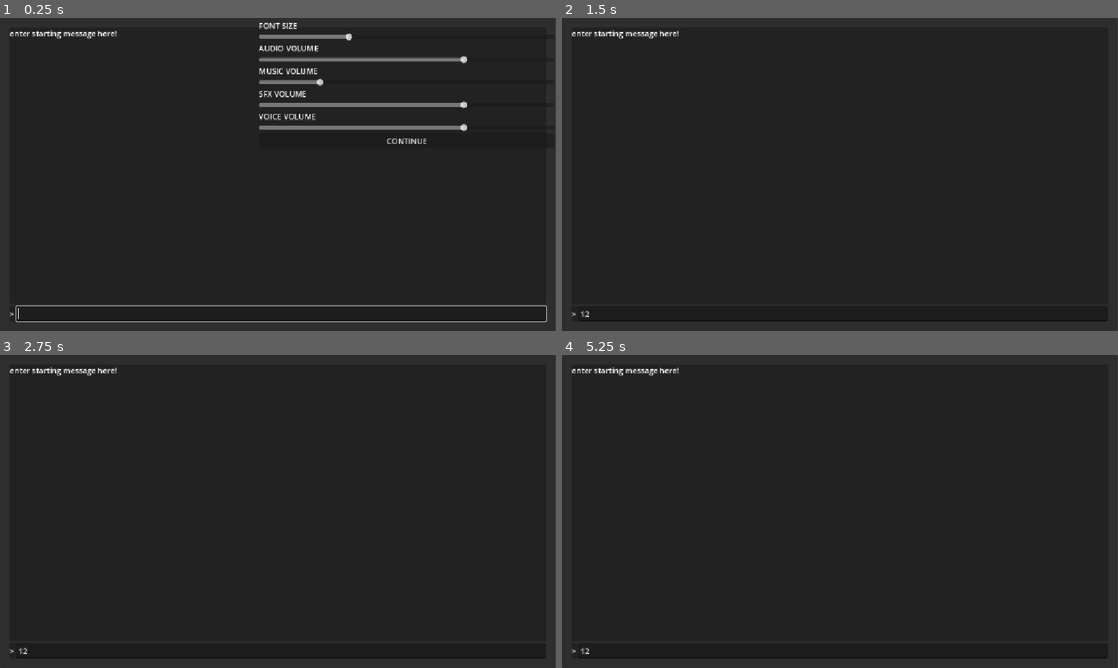
Above: before the commit, frames 1-4 (two rows, left to right).
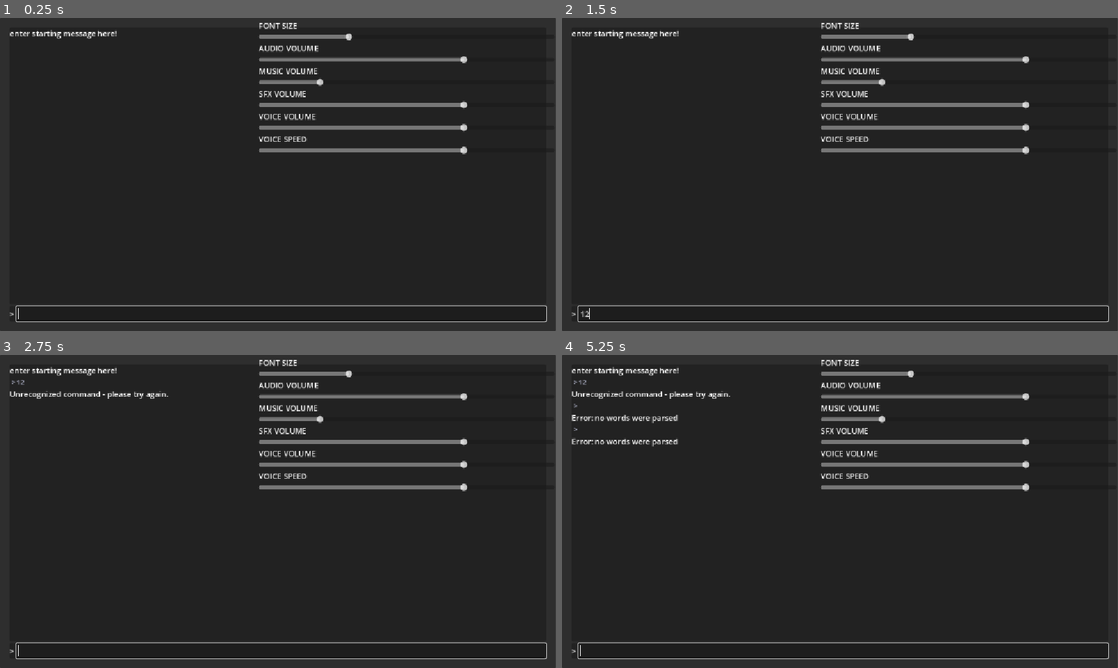
Above: after the commit, the same moments.

Repository: sheepishlarks/AccessibilityJamProject
Game: Godot game, scene res://accessibility-jam/Scripts/game.tscn
Same seed, same stepped clock (60 frames per second), same inputs: the game is played once before the commit and once after it.
Inputs (mouse positions are in pixels of both pictures, inside the frame that each line leads up to):
- Up to frame 1 (0.25 s): no input
- Up to frame 2 (1.5 s): click (845, 315) at 0.52 s; type "12" at 0.6 s; click (967, 140) at 1.25 s, where only the run before the commit has a clickable "CONTINUE"
- Up to frame 3 (2.75 s): tap Enter at 2 s
- Up to frame 4 (5.25 s): tap Space at 2.75, 4.25 s; tap Enter at 3.5, 5 s

The runs differ from the first frame. In frame 1, 0.7% of the frame differs, in the area x 46-85%, y 37-44%; in frame 2, 4.1%; in frame 3, 4.4%; in frame 4, 4.8%, in the area x 1-99%, y 1-98%.
Error after the commit: Invalid access of index '1' on a base object of type: 'PackedStringArray'. (res://input_response.gd:4)

Commit message:
TTS fully functional

Diff:
--- a/CommandProcessor.gd
+++ b/CommandProcessor.gd
@@ -50,6 +50,10 @@
 		#easter eggs
 		"xyzzy":
 			last_played_string = "'xyzzy' buzzes a bee as it flys by your ear."
+			return last_played_string
+
+		"man":
+			last_played_string = "a miserable little pile of secrets."
 			return last_played_string
 
 
--- a/accessibility-jam/scenesRoman/settings.tscn
+++ b/accessibility-jam/scenesRoman/settings.tscn
@@ -75,12 +75,15 @@
 layout_mode = 2
 value = 70.0
 
-[node name="BackButton" type="Button" parent="SettingsContainer" unique_id=35432611]
+[node name="VoiceLabel2" type="Label" parent="SettingsContainer/VoiceContainer" unique_id=328464330]
 layout_mode = 2
-text = "CONTINUE"
+text = "VOICE SPEED"
+
+[node name="VoiceSlider2" type="HSlider" parent="SettingsContainer/VoiceContainer" unique_id=1220308799]
+layout_mode = 2
+value = 70.0
 
 [connection signal="value_changed" from="SettingsContainer/SizeContainer/SizeSlider" to="." method="_on_size_slider_value_changed"]
 [connection signal="value_changed" from="SettingsContainer/MasterContainer/MasterSlider" to="." method="_on_master_slider_value_changed"]
 [connection signal="value_changed" from="SettingsContainer/MusicContainer/MusicSlider" to="." method="_on_music_slider_value_changed"]
 [connection signal="value_changed" from="SettingsContainer/SFXContainer/SFXSlider" to="." method="_on_sfx_slider_value_changed"]
-[connection signal="pressed" from="SettingsContainer/BackButton" to="." method="_on_back_button_pressed"]
--- a/game.gd
+++ b/game.gd
@@ -8,6 +8,9 @@
 
 @onready var history_rows = $Background/MarginContainer/Rows/GameInfo/ScrollContainer/HistoryRows
 @onready var command_processor = $CommandProcessor
+
+var tts_volume: int = 60
+var tts_speed: float = 1
 
 func _ready() -> void:
 	var starting_message = Response.instantiate()
@@ -27,7 +30,7 @@
 
 	var input_response = InputResponse.instantiate()
 	var response = command_processor.process_command(new_text)
-	input_response.set_text(new_text, response)
+	input_response.set_text(new_text, response, tts_volume, tts_speed)
 	add_response_to_game(input_response)
 	#history_rows.add_child(input_response)
 
--- a/input_response.gd
+++ b/input_response.gd
@@ -2,15 +2,12 @@
 
 var voices = DisplayServer.tts_get_voices_for_language("en")
 var voice_id = voices[1]
-var volume: int = 60; var speed: float = 1;
 
-func set_text(input: String, response: String):
+func set_text(input: String, response: String, volume: int, speed: float):
 	$InputHistory.text = " > " + input
 	$Response.text = response
-	DisplayServer.tts_speak(input, voice_id, volume, 1.0, speed)
+	var joint: String = input + ". " + response
+	DisplayServer.tts_speak(joint, voice_id, volume, 1.0, speed)
 
 func set_response_text(response: String):
 	$Response.text = response
-	DisplayServer.tts_speak(response, voice_id, volume, 1.0, speed)
-	# var joint: String = input + ". " + response
-	# DisplayServer.tts_speak(joint, voice_id, volume, 1.0, speed)
